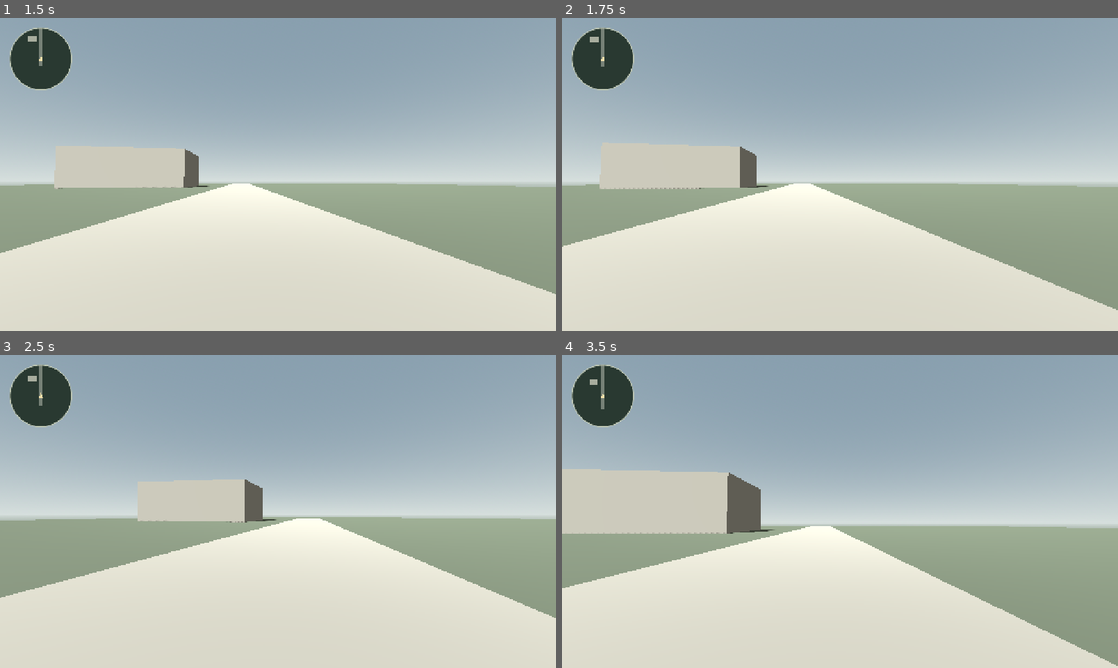
Above: before the commit, frames 1-4 (two rows, left to right).
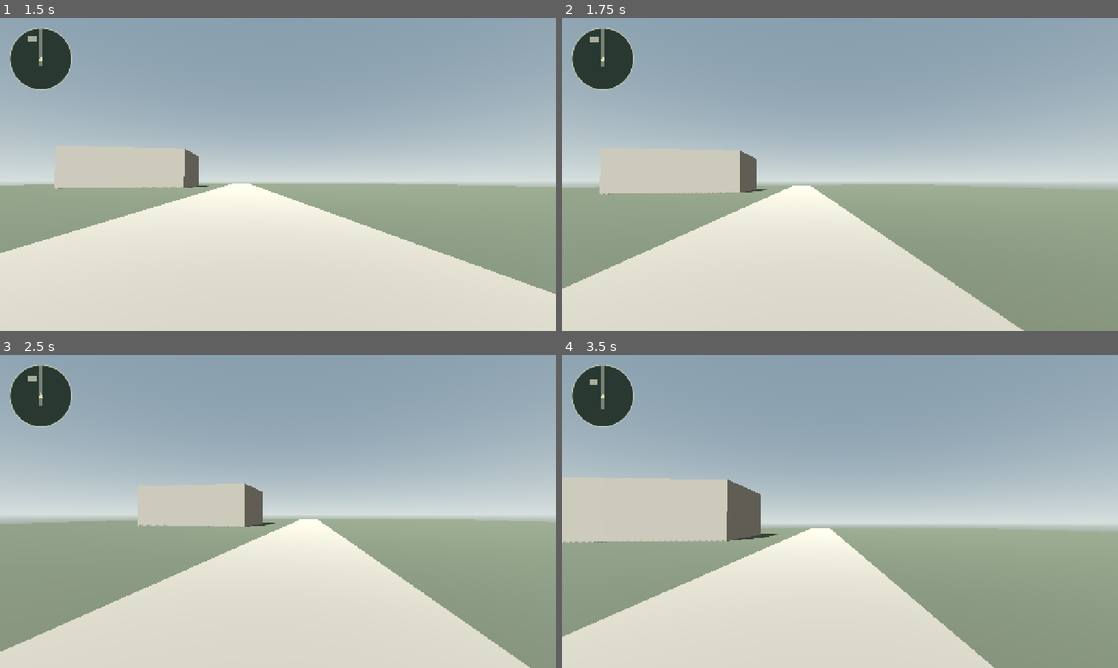
Above: after the commit, the same moments.

Repository: saurlax/dlut-online
Game: Godot game, scene res://scenes/main.tscn
The game is run twice, just before and just after one commit, with the same random seed, the same clock (stepped at 60 frames per second) and the same inputs.
Inputs (mouse positions are in pixels of both pictures, inside the frame that each line leads up to):
- Up to frame 1 (1.5 s): click "进入校园" at 0.5 s; tap Enter at 1.25 s; move the mouse to (305, 174) at 1.27 s; hold W (move_forward) from 1.28 s (still down); hold Shift (run) from 1.28 s (still down); click (305, 174) at 1.42 s
- Up to frame 2 (1.75 s): keep holding W (move_forward); keep holding Shift (run); tap Space (jump, bound only after the commit) at 1.52, 1.55 s
- Up to frame 3 (2.5 s): keep holding W (move_forward); tap Space (jump, bound only after the commit) at 1.82, 2.1, 2.27 s; move the mouse to (250, 511) at 2.02 s; release Shift (run) at 2.03 s; tap Shift (run) at 2.3 s
- Up to frame 4 (3.5 s): keep holding W (move_forward); tap Space (jump, bound only after the commit) at 2.57, 3.05 s; move the mouse to (851, 505) at 2.77 s; hold Shift (run) from 2.78 s (still down)

Frame 1 is identical in both runs. In frame 2, 9.9% of the frame differs, in the area x 0-100%, y 40-100%; in frame 3, 11%; in frame 4, 11%, in the area x 0-100%, y 36-100%.

Commit message:
feat(client): add jumping and loading resource counters

Diff:
--- a/apps/client/scripts/campus.gd
+++ b/apps/client/scripts/campus.gd
@@ -27,7 +27,7 @@
 	hud.build(player, self)
 
 func _setup_input() -> void:
-	var keys := {"move_forward":KEY_W,"move_back":KEY_S,"move_left":KEY_A,"move_right":KEY_D,"run":KEY_SHIFT}
+	var keys := {"move_forward":KEY_W,"move_back":KEY_S,"move_left":KEY_A,"move_right":KEY_D,"run":KEY_SHIFT,"jump":KEY_SPACE}
 	for action in keys:
 		if not InputMap.has_action(action):
 			InputMap.add_action(action)
--- a/apps/client/scripts/player.gd
+++ b/apps/client/scripts/player.gd
@@ -2,6 +2,7 @@
 
 const WALK_SPEED := 6.0
 const RUN_SPEED := 13.0
+const JUMP_SPEED := 7.0
 const EYE_HEIGHT := 1.7
 const SPAWN := Vector3(12,0.35,387)
 var spawn_position := SPAWN
@@ -51,7 +52,7 @@
 	if not is_on_floor():
 		velocity.y -= 20*delta
 	else:
-		velocity.y = 0
+		velocity.y = JUMP_SPEED if active and Input.is_action_just_pressed("jump") else 0.0
 	move_and_slide()
 	if position.y < -30:
 		position = spawn_position
--- a/apps/client/tests/smoke.gd
+++ b/apps/client/tests/smoke.gd
@@ -24,6 +24,38 @@
 		await physics_frame
 	Input.action_release("move_forward")
 	assert(player.position.distance_to(before)<0.05,"Pause must prevent movement")
+	Input.action_press("jump")
+	for i in 3:
+		await physics_frame
+	Input.action_release("jump")
+	assert(player.is_on_floor(),"Paused jump must be ignored")
+	player.drag_look = true
+	player.playing = true
+	var ground_y: float = player.position.y
+	Input.action_press("jump")
+	for i in 8:
+		await physics_frame
+	assert(player.position.y > ground_y + 0.4,"Space must lift the capsule")
+	Input.action_release("jump")
+	await physics_frame
+	var rising_speed: float = player.velocity.y
+	Input.action_press("jump")
+	for i in 3:
+		await physics_frame
+	assert(player.velocity.y < rising_speed,"Airborne input must not reset jump velocity")
+	for i in 65:
+		await physics_frame
+	assert(player.is_on_floor(),"Holding Space must land without automatically jumping again")
+	assert(absf(player.position.y-ground_y)<0.05,"Jump must return to the ground")
+	Input.action_release("jump")
+	await physics_frame
+	Input.action_press("jump")
+	for i in 4:
+		await physics_frame
+	assert(player.velocity.y > 0,"A fresh press after landing must jump again")
+	Input.action_release("jump")
+	for i in 60:
+		await physics_frame
 	# Exercise the same input-driven controller in the embedded-browser fallback.
 	player.drag_look = true
 	player.playing = true
Not shown, changed: apps/client/export_presets.cfg
Not shown, changed: README.md
Not shown, changed: openspec/changes/development-campus-web/design.md
Not shown, changed: openspec/changes/development-campus-web/proposal.md
Not shown, changed: openspec/changes/development-campus-web/specs/web-campus-viewer/spec.md
Not shown, changed: openspec/changes/development-campus-web/tasks.md
